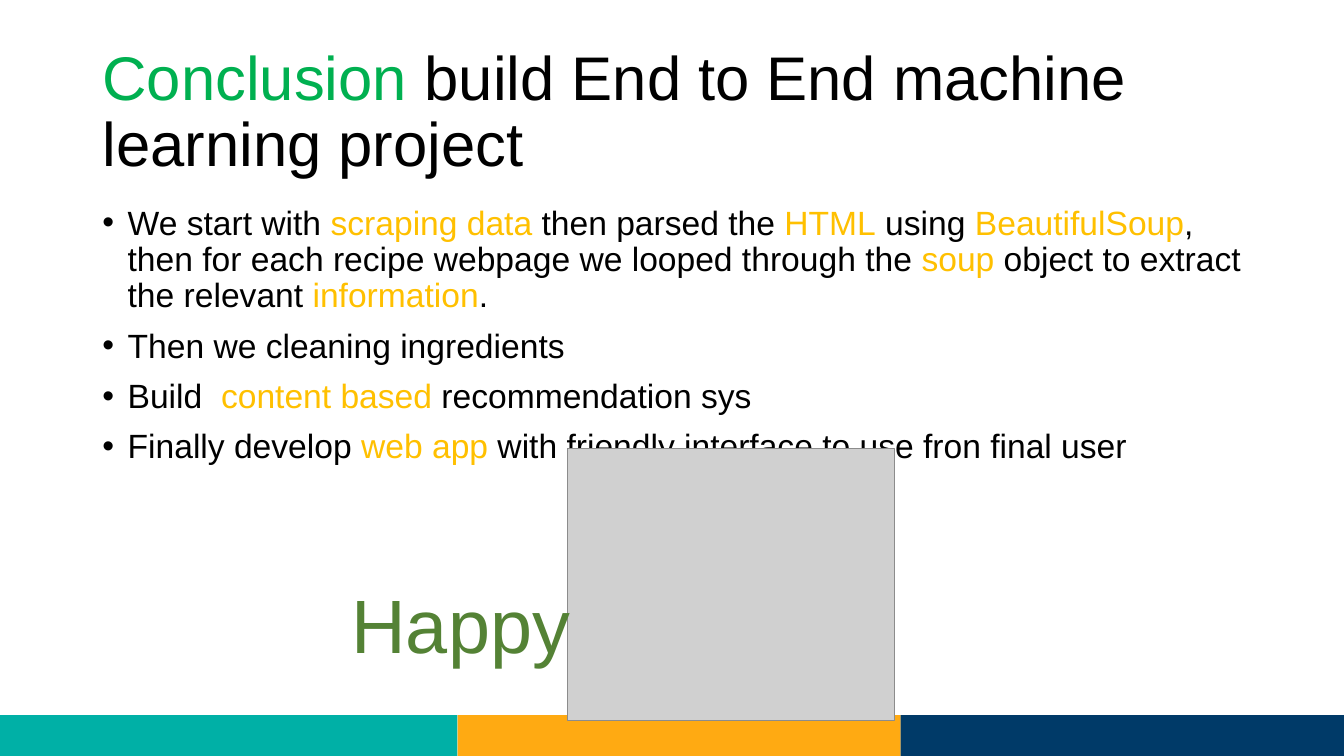
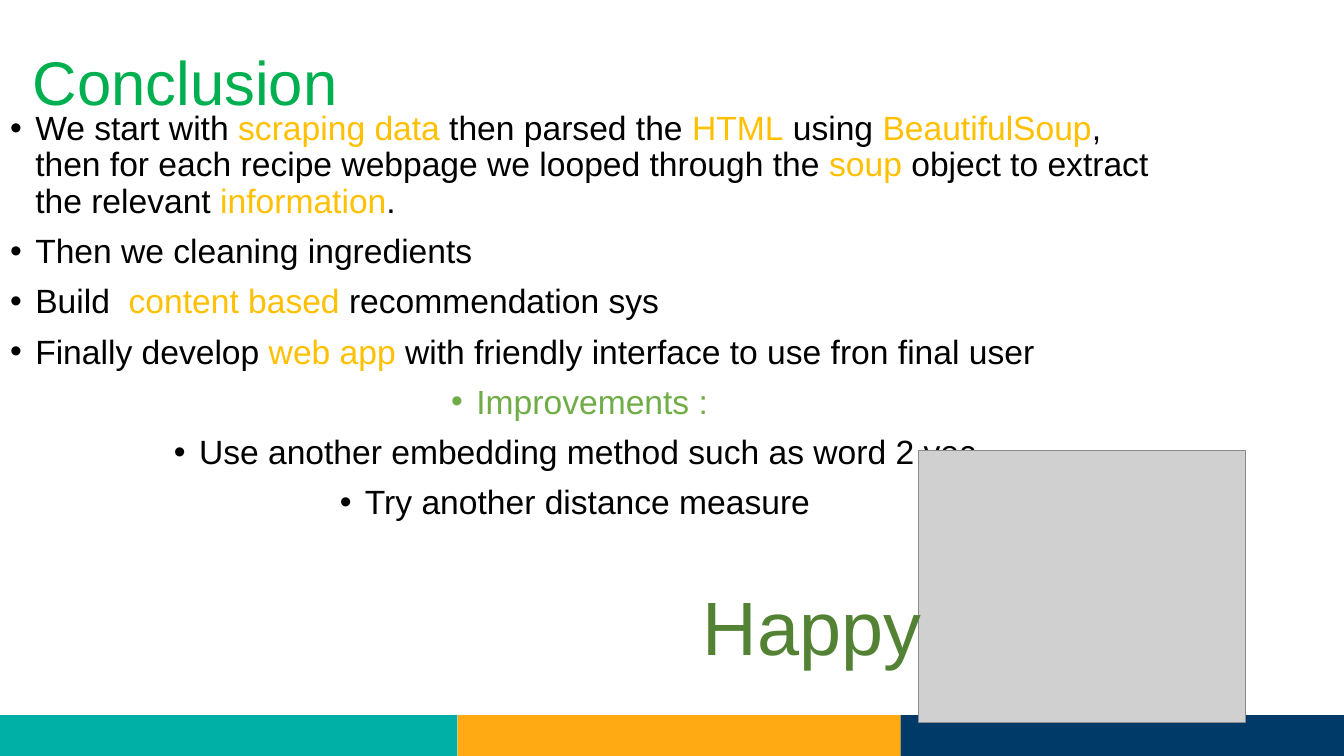
Before and after one commit to Nourshosharah/Chef_Recommendation_sys, a slide deck: slide 21 of Projects.pptx. Drawn at 1344x756 pixels with LibreOffice and Linux fonts; fonts in the diff are those of the drawing; grey boxes stand for pictures; background and template pictures are left out. Boxes give left, top, right and bottom in pixels: in the first picture for what was removed or moved away, otherwise in the second. Text is boxed around its words. In the diff, an @@ line names an element or a change of style, - is before the commit and + after.

```diff
--- a/Projects.pptx
+++ b/Projects.pptx
@@ title at box(33, 60, 338, 117): text changed; text colour #000000 to #00B050 @@
-Conclusion build End to End machine learning project
+Conclusion
@@ text "We start with scraping data ...": place and size @@
-text "We start with scraping data ..." at box(128, 210, 1241, 465)
+text "We start with scraping data ..." at box(35, 115, 1149, 521)
@@ text at box(199, 391, 976, 521): paragraphs added @@
+• Improvements :
+• Use another embedding method such as word 2 vec
+• Try another distance measure
@@ picture: place and size @@
-picture at box(568, 449, 894, 721)
+picture at box(920, 451, 1246, 723)
@@ text "Happy": place and size @@
-text "Happy" at box(351, 593, 569, 667)
+text "Happy" at box(703, 595, 921, 669)
```
Also in this commit, not shown: 1 other slide changed.
